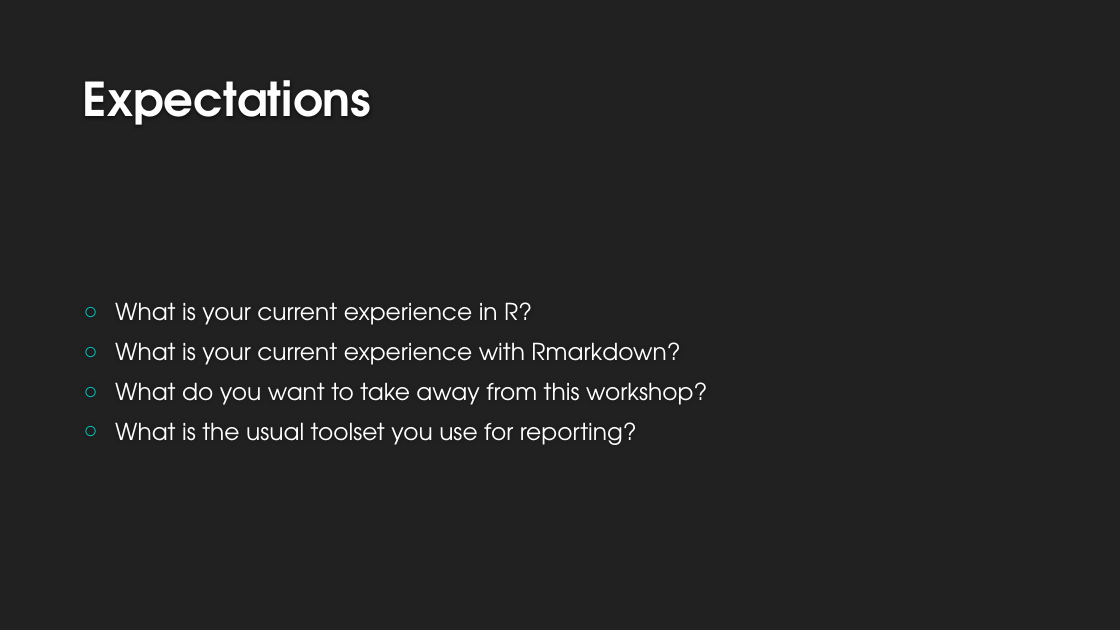
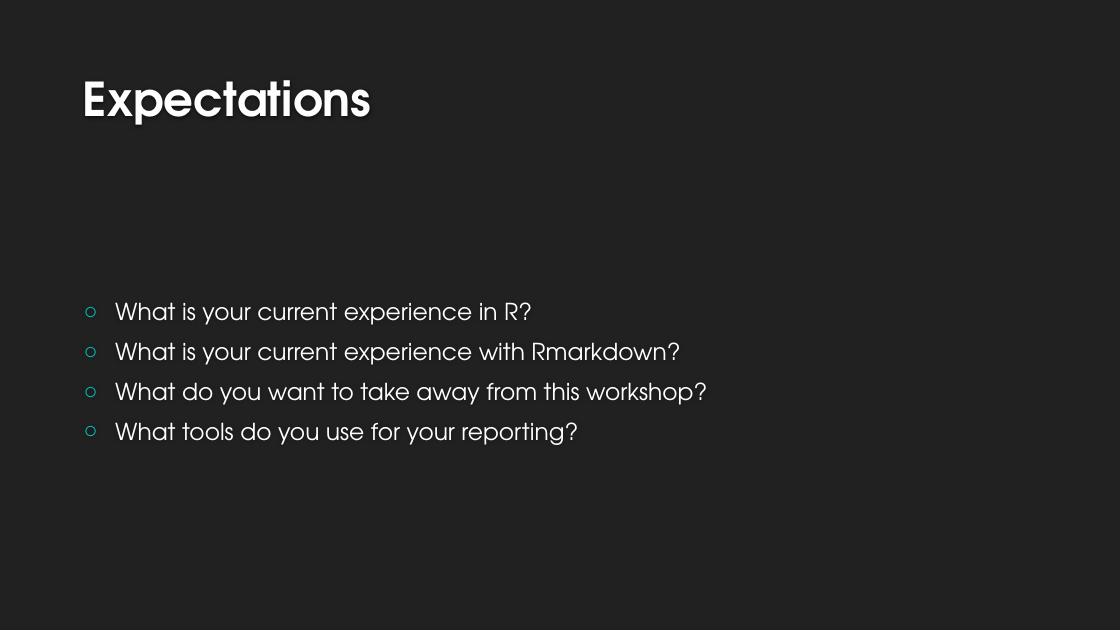
Before and after one commit to nhs-r-community/intro_rmd, a slide deck: slide 3 of Intro to Rmarkdown.pptx. Drawn at 1120x630 pixels with LibreOffice and Linux fonts; fonts in the diff are those of the drawing; background and template pictures are left out. Boxes give left, top, right and bottom in pixels: in the first picture for what was removed or moved away, otherwise in the second. Text is boxed around its words. In the diff, an @@ line names an element or a change of style, - is before the commit and + after.

```diff
--- a/Intro to Rmarkdown.pptx
+++ b/Intro to Rmarkdown.pptx
@@ text at [115,422,578,445]: text changed @@
-○ What is the usual toolset you use for reporting?
+○ What tools do you use for your reporting?
```
Also in this commit, not shown: 4 other slides changed, 1 slide added, 12 other files.
